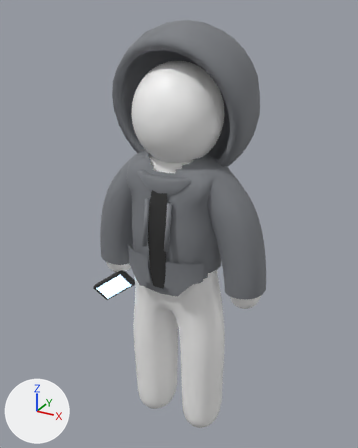
The FBX model assets/zp_character_rigged.fbx as it was, and as the next commit left it.
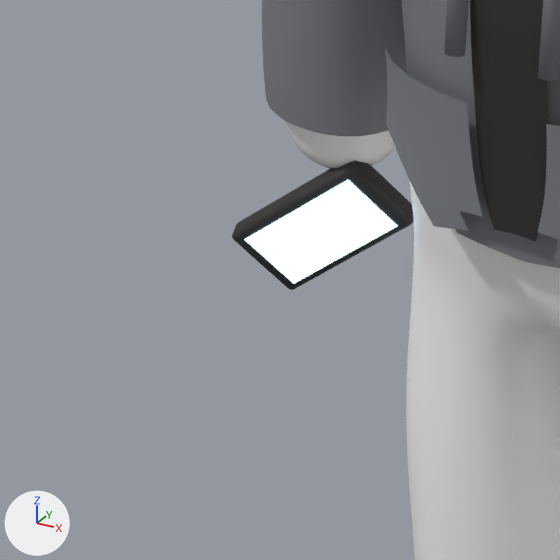
Old and new are each drawn whole from a camera (50 mm lens) standing at (0.486, -0.88, 1.019) and looking at (-0.035, 0.068, 0.545) and again close up on the part from 11% to 47% of the width and 52% to 81% of the height. Lighting does not change. The marker at lower left points along +X, +Y and +Z. The last two pictures show the newer version.

In view in the first close-up: 'PR_Phone', 'ZP_Character'.
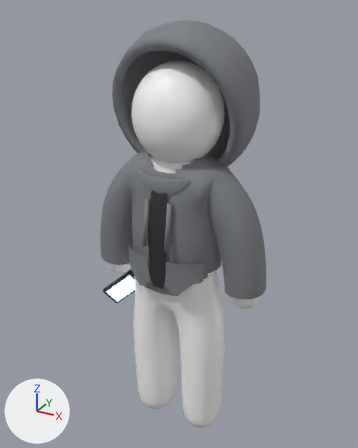
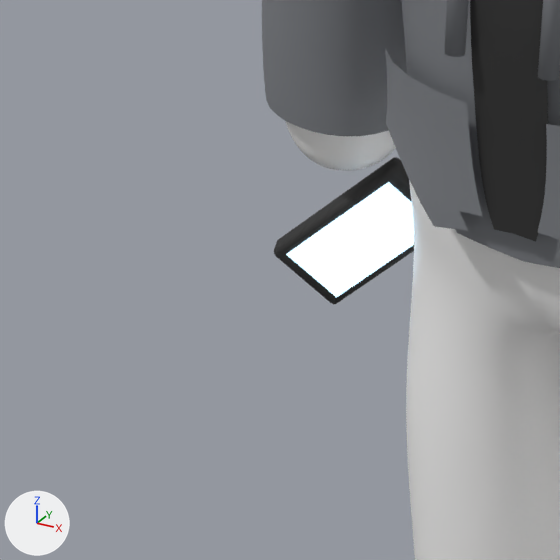
Boxes (x1, y1, x2, y2) around the edits, measured in the close-ups (560 x 560 px):
'PR_Phone', moved, turned
    before: (232, 161, 414, 290)
    after: (274, 157, 414, 304)

The change, as a diff of the scene's bpy script:
```diff
--- a/assets/zp_character_rigged.fbx.py
+++ b/assets/zp_character_rigged.fbx.py
@@ ob_pr_phone @@
 ob_pr_phone = bpy.data.objects.new('PR_Phone', me_pr_phone)
-ob_pr_phone.location = (-0.1701, -0.0185, 0.3849)
-ob_pr_phone.rotation_euler = (0.338, 0.881, 0.637)  # degrees (19, 50, 36)
+ob_pr_phone.location = (-0.1569, 0.002, 0.3722)
+ob_pr_phone.rotation_euler = (0.21, 0.845, 0.599)  # degrees (12, 48, 34)
```
